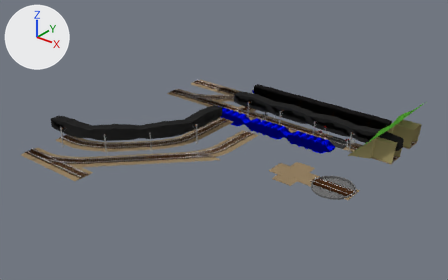
Renders of the Blender file Assets/Blender/Rail/Track1.blend from each side of a commit.
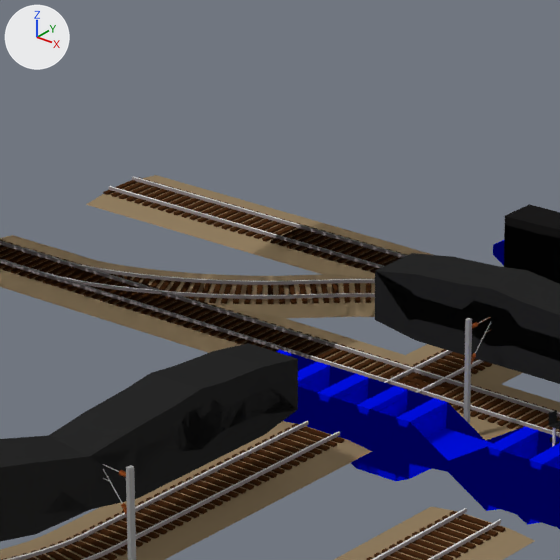
There are two pictures of each version: one whole from a camera (50 mm lens) standing at (16.71, -20.82, 13.37) and looking at (-0.05, 0.12, 0.39), one close up on the part from 39% to 59% of the width and 19% to 49% of the height. Every picture has the same lights, and +X, +Y and +Z are marked at upper left.

The first close-up shows 'CatenaryPost', 'CatenaryPost.001', 'CatenaryWire', 'CatenaryWire.001', 'Cube.001', 'LeftPointsOriginal', 'Plane', 'Rails.000', 'Rails.002', 'Rails.005', 'Rails.011', 'TelegraphWire.002'.
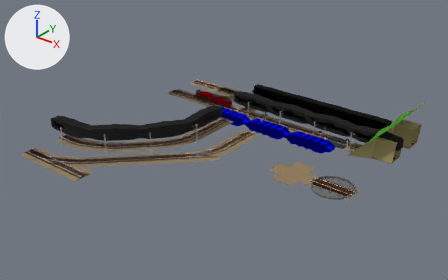
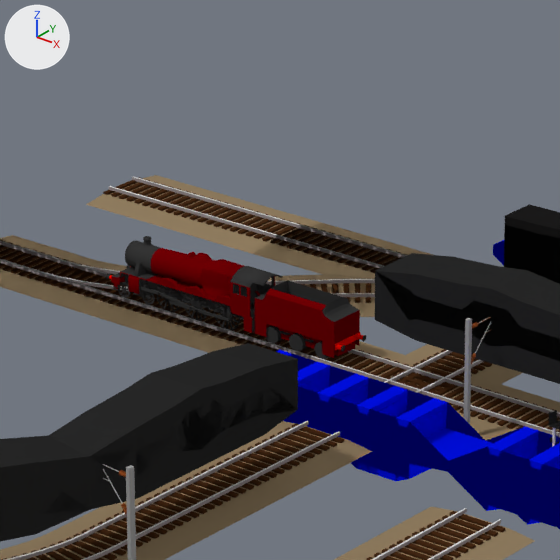
Location of each change, (x1, y1, x2, y2) in pixels of the close-ups (560 x 560 px):
'Engine', added: after (106, 236, 366, 359)

Edits to the bpy script that builds the scene:
```text
Add mat_blackmetal:
    mat_blackmetal = diffuse_material('BlackMetal')
    mat_blackmetal.base_color = (0.0358, 0.0358, 0.0358)  # black #353535
Add mat_bumperred:
    mat_bumperred = diffuse_material('BumperRed')
    mat_bumperred.base_color = (0.8, 0.00224, 0.0)  # red #e70700
Add mat_paint1:
    mat_paint1 = diffuse_material('Paint1')
    mat_paint1.base_color = (0.157, 0.0, 0.00099)  # dark red #6e0003
Add me_cube:
    me_cube.from_pydata(...)  # 1905 vertices, 1979 faces, 1 loose edge; spans x -0.52..0.67, y -4.58..4.6, z 0.01..1.96
    # faces by material slot: [203, 1739, 37]
    me_cube.materials.append(mat_paint1)  # dark red #6e0003
    me_cube.materials.append(mat_blackmetal)  # black #353535
    me_cube.materials.append(mat_bumperred)  # red #e70700
Add ob_engine:
    ob_engine = bpy.data.objects.new('Engine', me_cube)
    ob_engine.location = (-3.98, 4.002, 0.068)
    ob_engine.rotation_euler = (0.0, 0.0, 1.571)  # degrees (0, 0, 90)
    ob_engine.scale = (0.286, 0.286, 0.286)
    _m = ob_engine.modifiers.new('Mirror', 'MIRROR')
    _m.use_clip = True
```
